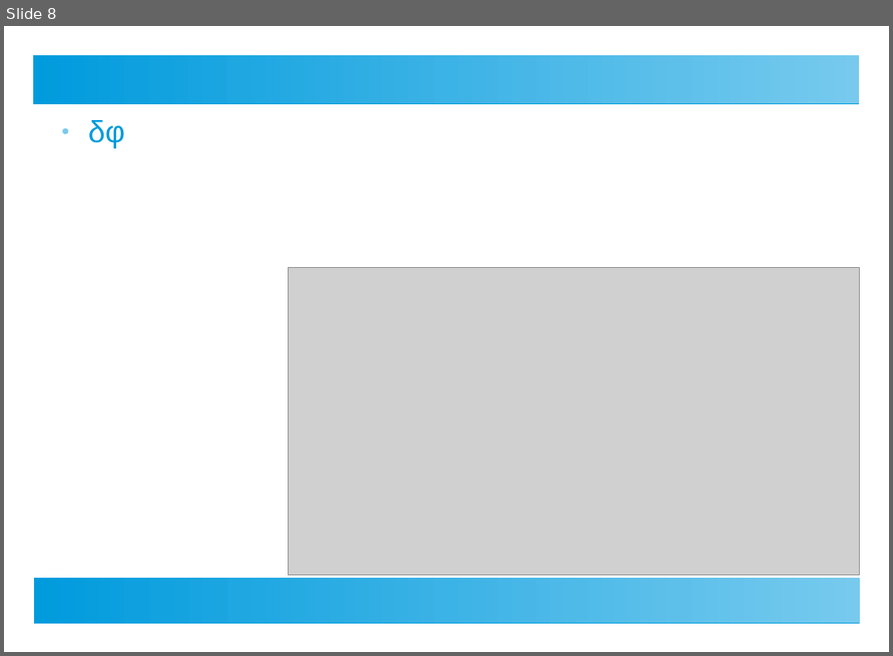
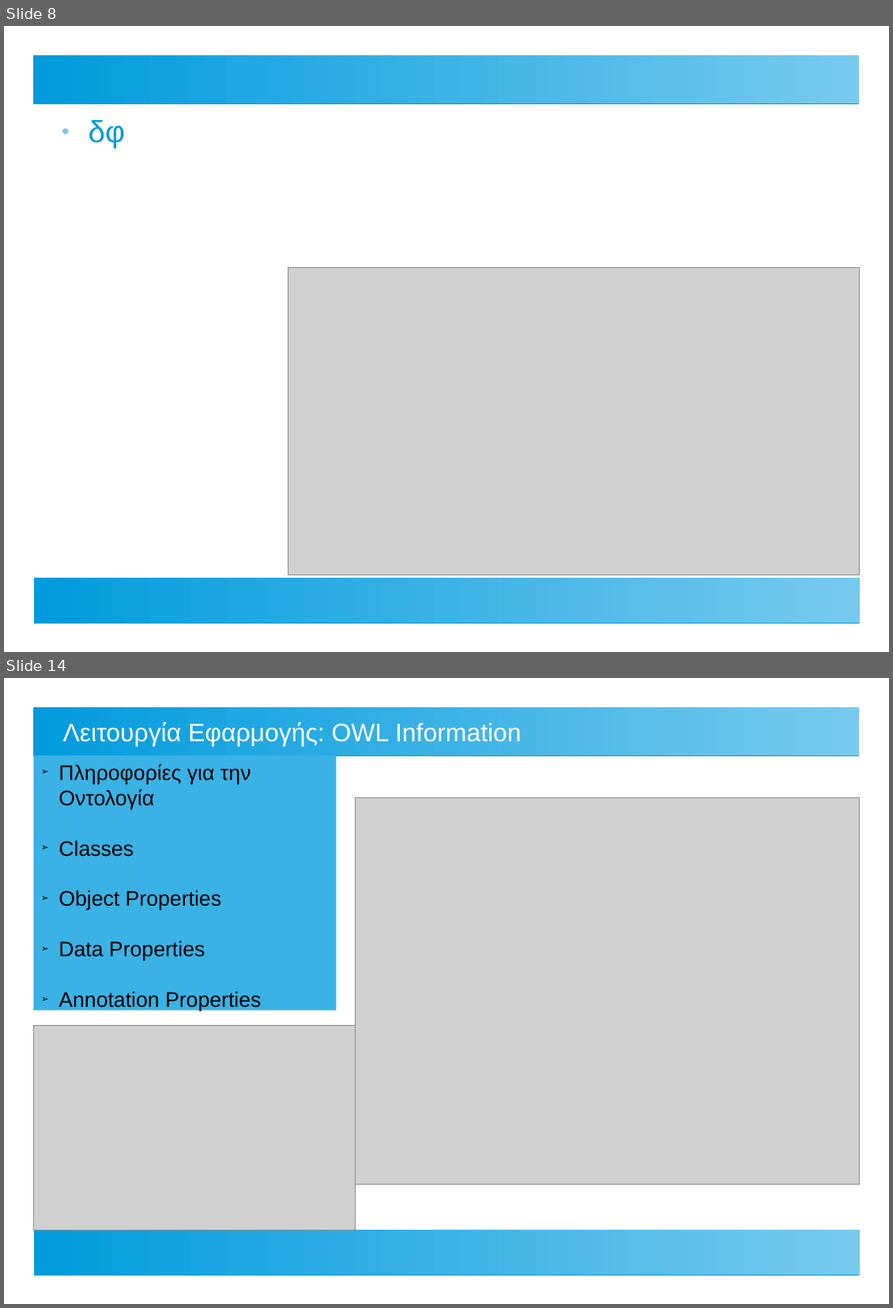
Before and after one commit to ThanosApostolou/omv, a slide deck: docs/thesis presentation.odp. Shown one above the other, each under a label of ours: slide 8 before the commit, slides 8 and 14 after it; the slides between them are not shown. The pictures are 893x656 and 893x1308 pixels, drawn with LibreOffice and Linux fonts; fonts in the diff are those of the drawing; grey boxes stand for pictures. Boxes give left, top, right and bottom in pixels: in the first picture for what was removed or moved away, otherwise in the second. Text is boxed around its words. In the diff, an @@ line names an element or a change of style, - is before the commit and + after.

```diff
--- a/docs/thesis presentation.odp
+++ b/docs/thesis presentation.odp
@@ slide 14 added at (x1=4, y1=678, x2=889, y2=1304), background #FFFFFF; not listed: 2 template elements that a slide beside it also shows @@
@@ title added at (x1=63, y1=722, x2=521, y2=747), 24 pt, text #FFFFFF @@
+Λειτουργία Εφαρμογής: OWL Information
@@ rectangle added at (x1=33, y1=755, x2=337, y2=1011), fill #3AB2E5, 20 pt, text #000000 @@
+➢ Πληροφορίες για την Οντολογία
+➢ Classes
+➢ Object Properties
+➢ Data Properties
+➢ Annotation Properties
@@ picture added at (x1=356, y1=797, x2=860, y2=1184) @@
@@ picture added at (x1=33, y1=1026, x2=356, y2=1229) @@
```
Also in this commit, not shown: 3 slides changed, 5 other slides added, 1 slide removed, 1 other file.
